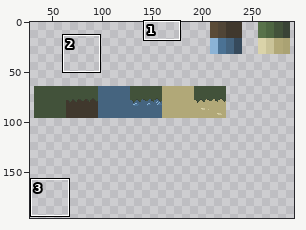
Edited in one commit: pixel-art file (assets/tilesets/korea_tileset.ase). Above: a wide view before the commit, with the close-up outlined.
Close-up. As it was:
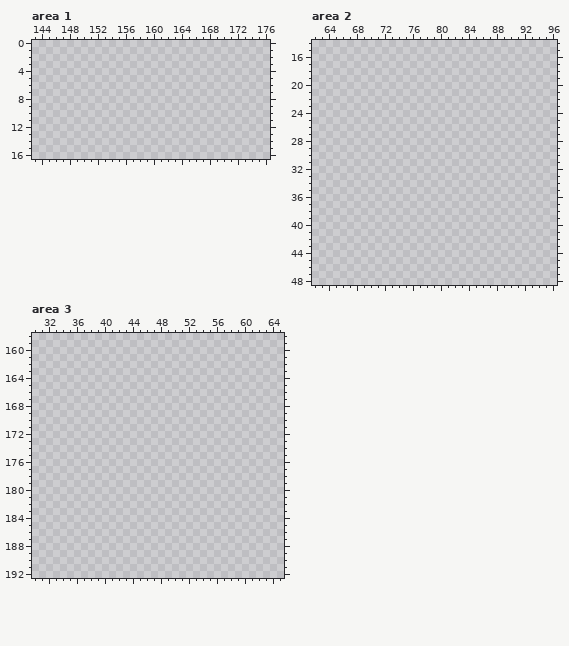
300x300 pixels, 1 frame. Colours within 5 levels of each other are drawn and written as one. Shown: area 1: x 143..176, y 0..16; area 2: x 62..96, y 14..48; area 3: x 30..65, y 158..192. The wide view leaves out empty margins. The commit also changed other parts of the picture, which this record leaves out.
Once edited:
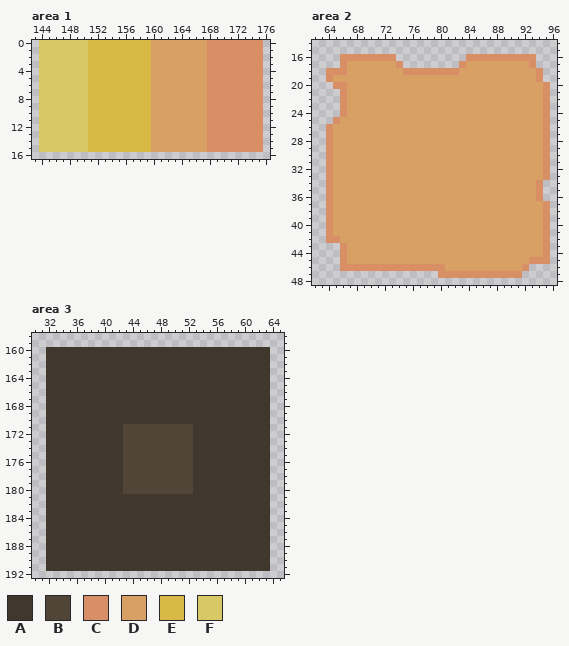
Palette (. is transparent): A #40382d  B #504536  C #d98f66  D #d9a066  E #d9b946  F #d9c966
Changes in this commit:
layer "wall" added
Changed rows in their new state; - is an unchanged pixel.
Area 1, layer "glass":
first column x 144:
 0 FFFFFFFEEEEEEEEEDDDDDDDDCCCCCCCC
 1 FFFFFFFEEEEEEEEEDDDDDDDDCCCCCCCC
 2 FFFFFFFEEEEEEEEEDDDDDDDDCCCCCCCC
 3 FFFFFFFEEEEEEEEEDDDDDDDDCCCCCCCC
 4 FFFFFFFEEEEEEEEEDDDDDDDDCCCCCCCC
 5 FFFFFFFEEEEEEEEEDDDDDDDDCCCCCCCC
 6 FFFFFFFEEEEEEEEEDDDDDDDDCCCCCCCC
 7 FFFFFFFEEEEEEEEEDDDDDDDDCCCCCCCC
 8 FFFFFFFEEEEEEEEEDDDDDDDDCCCCCCCC
 9 FFFFFFFEEEEEEEEEDDDDDDDDCCCCCCCC
10 FFFFFFFEEEEEEEEEDDDDDDDDCCCCCCCC
11 FFFFFFFEEEEEEEEEDDDDDDDDCCCCCCCC
12 FFFFFFFEEEEEEEEEDDDDDDDDCCCCCCCC
13 FFFFFFFEEEEEEEEEDDDDDDDDCCCCCCCC
14 FFFFFFFEEEEEEEEEDDDDDDDDCCCCCCCC
15 FFFFFFFEEEEEEEEEDDDDDDDDCCCCCCCC
Area 2, layer "wall":
first column x 64:
16 --CCCCCCCC----------CCCCCCCCCC--
17 --CDDDDDDDC--------CDDDDDDDDDC--
18 CCCDDDDDDDDCCCCCCCCDDDDDDDDDDDC-
19 CDDDDDDDDDDDDDDDDDDDDDDDDDDDDDC-
20 -CCDDDDDDDDDDDDDDDDDDDDDDDDDDDDC
21 --CDDDDDDDDDDDDDDDDDDDDDDDDDDDDC
22 --CDDDDDDDDDDDDDDDDDDDDDDDDDDDDC
23 --CDDDDDDDDDDDDDDDDDDDDDDDDDDDDC
24 --CDDDDDDDDDDDDDDDDDDDDDDDDDDDDC
25 -CDDDDDDDDDDDDDDDDDDDDDDDDDDDDDC
26 CDDDDDDDDDDDDDDDDDDDDDDDDDDDDDDC
27 CDDDDDDDDDDDDDDDDDDDDDDDDDDDDDDC
28 CDDDDDDDDDDDDDDDDDDDDDDDDDDDDDDC
29 CDDDDDDDDDDDDDDDDDDDDDDDDDDDDDDC
30 CDDDDDDDDDDDDDDDDDDDDDDDDDDDDDDC
31 CDDDDDDDDDDDDDDDDDDDDDDDDDDDDDDC
32 CDDDDDDDDDDDDDDDDDDDDDDDDDDDDDDC
33 CDDDDDDDDDDDDDDDDDDDDDDDDDDDDDDC
34 CDDDDDDDDDDDDDDDDDDDDDDDDDDDDDC-
35 CDDDDDDDDDDDDDDDDDDDDDDDDDDDDDC-
36 CDDDDDDDDDDDDDDDDDDDDDDDDDDDDDC-
37 CDDDDDDDDDDDDDDDDDDDDDDDDDDDDDDC
38 CDDDDDDDDDDDDDDDDDDDDDDDDDDDDDDC
39 CDDDDDDDDDDDDDDDDDDDDDDDDDDDDDDC
40 CDDDDDDDDDDDDDDDDDDDDDDDDDDDDDDC
41 CDDDDDDDDDDDDDDDDDDDDDDDDDDDDDDC
42 CCDDDDDDDDDDDDDDDDDDDDDDDDDDDDDC
43 --CDDDDDDDDDDDDDDDDDDDDDDDDDDDDC
44 --CDDDDDDDDDDDDDDDDDDDDDDDDDDDDC
45 --CDDDDDDDDDDDDDDDDDDDDDDDDDDCCC
46 --CCCCCCCCCCCCCCCDDDDDDDDDDDC---
47 ----------------CCCCCCCCCCCC----
Area 3, layer "ground":
first column x 32:
160 AAAAAAAAAAAAAAAAAAAAAAAAAAAAAAAA
161 AAAAAAAAAAAAAAAAAAAAAAAAAAAAAAAA
162 AAAAAAAAAAAAAAAAAAAAAAAAAAAAAAAA
163 AAAAAAAAAAAAAAAAAAAAAAAAAAAAAAAA
164 AAAAAAAAAAAAAAAAAAAAAAAAAAAAAAAA
165 AAAAAAAAAAAAAAAAAAAAAAAAAAAAAAAA
166 AAAAAAAAAAAAAAAAAAAAAAAAAAAAAAAA
167 AAAAAAAAAAAAAAAAAAAAAAAAAAAAAAAA
168 AAAAAAAAAAAAAAAAAAAAAAAAAAAAAAAA
169 AAAAAAAAAAAAAAAAAAAAAAAAAAAAAAAA
170 AAAAAAAAAAAAAAAAAAAAAAAAAAAAAAAA
171 AAAAAAAAAAABBBBBBBBBBAAAAAAAAAAA
172 AAAAAAAAAAABBBBBBBBBBAAAAAAAAAAA
173 AAAAAAAAAAABBBBBBBBBBAAAAAAAAAAA
174 AAAAAAAAAAABBBBBBBBBBAAAAAAAAAAA
175 AAAAAAAAAAABBBBBBBBBBAAAAAAAAAAA
176 AAAAAAAAAAABBBBBBBBBBAAAAAAAAAAA
177 AAAAAAAAAAABBBBBBBBBBAAAAAAAAAAA
178 AAAAAAAAAAABBBBBBBBBBAAAAAAAAAAA
179 AAAAAAAAAAABBBBBBBBBBAAAAAAAAAAA
180 AAAAAAAAAAABBBBBBBBBBAAAAAAAAAAA
181 AAAAAAAAAAAAAAAAAAAAAAAAAAAAAAAA
182 AAAAAAAAAAAAAAAAAAAAAAAAAAAAAAAA
183 AAAAAAAAAAAAAAAAAAAAAAAAAAAAAAAA
184 AAAAAAAAAAAAAAAAAAAAAAAAAAAAAAAA
185 AAAAAAAAAAAAAAAAAAAAAAAAAAAAAAAA
186 AAAAAAAAAAAAAAAAAAAAAAAAAAAAAAAA
187 AAAAAAAAAAAAAAAAAAAAAAAAAAAAAAAA
188 AAAAAAAAAAAAAAAAAAAAAAAAAAAAAAAA
189 AAAAAAAAAAAAAAAAAAAAAAAAAAAAAAAA
190 AAAAAAAAAAAAAAAAAAAAAAAAAAAAAAAA
191 AAAAAAAAAAAAAAAAAAAAAAAAAAAAAAAA
Changed places in both close-ups, as pixel boxes (x1, y1, x2, y2):
added: (39, 40, 263, 152)
added: (326, 54, 550, 278)
added: (46, 347, 270, 571)
